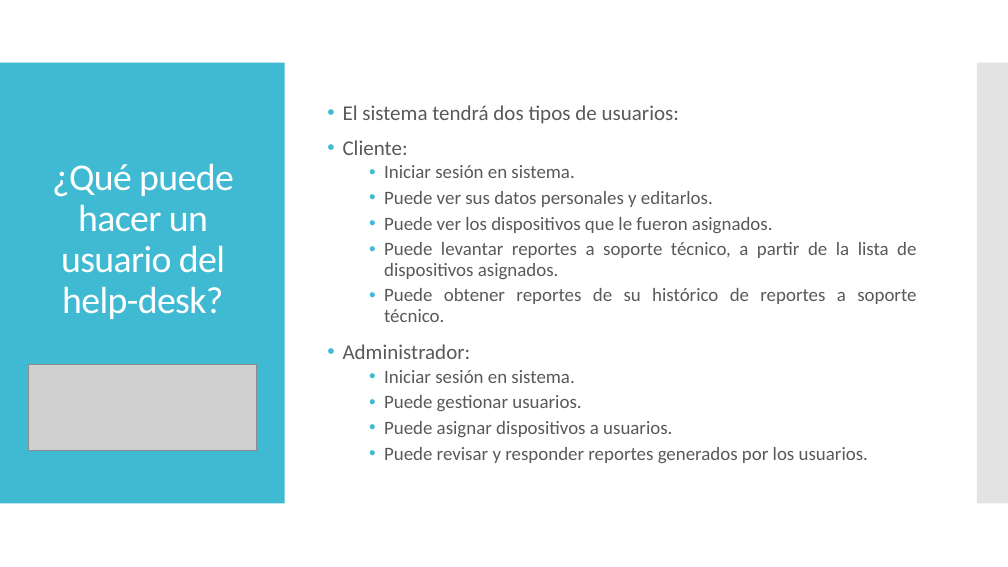
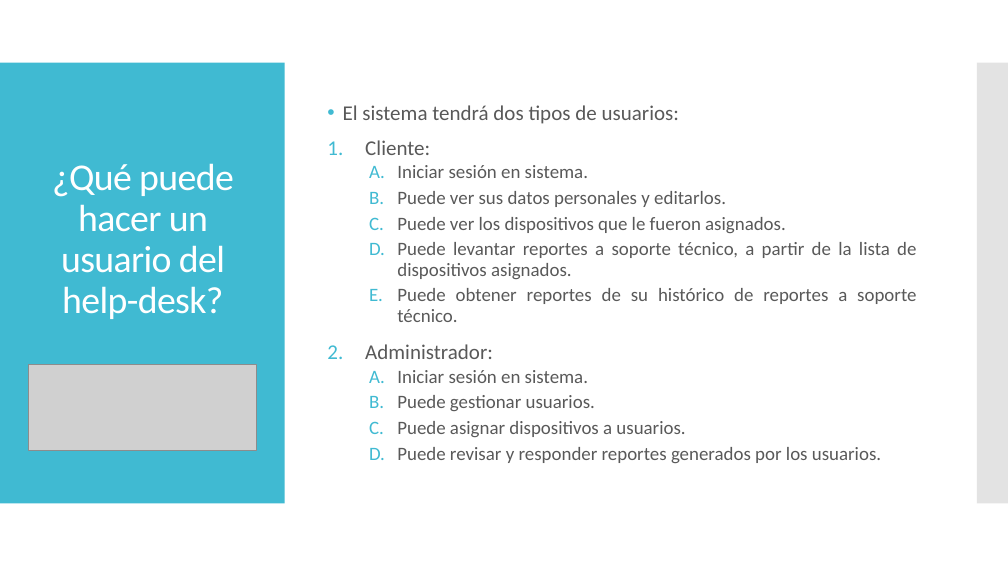
Before and after one commit to ByBoni1416/HelpDesk, a slide deck: slide 3 of docs/Sistema de mesa de ayuda o help-desk.pptx. Drawn at 1008x567 pixels with LibreOffice and Linux fonts; fonts in the diff are those of the drawing; grey boxes stand for pictures. Boxes give left, top, right and bottom in pixels: in the first picture for what was removed or moved away, otherwise in the second. Text is boxed around its words. In the diff, an @@ line names an element or a change of style, - is before the commit and + after.

```diff
--- a/docs/Sistema de mesa de ayuda o help-desk.pptx
+++ b/docs/Sistema de mesa de ayuda o help-desk.pptx
@@ text at (x1=365, y1=140, x2=916, y2=463): bullet • to 1.; bullet • to A. @@
```
Also in this commit, not shown: 2 other slides changed, 5 slides added, 1 other file.
